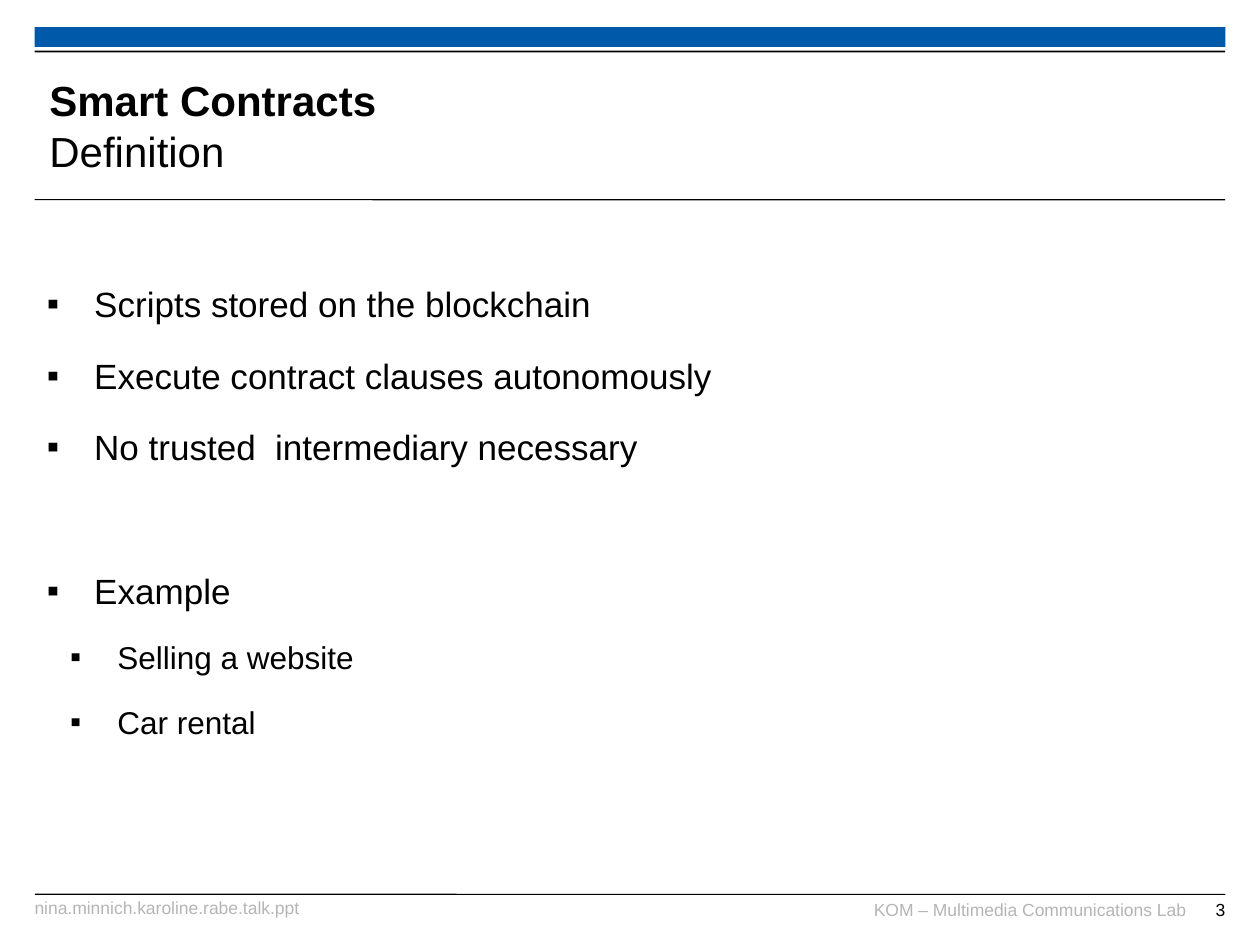
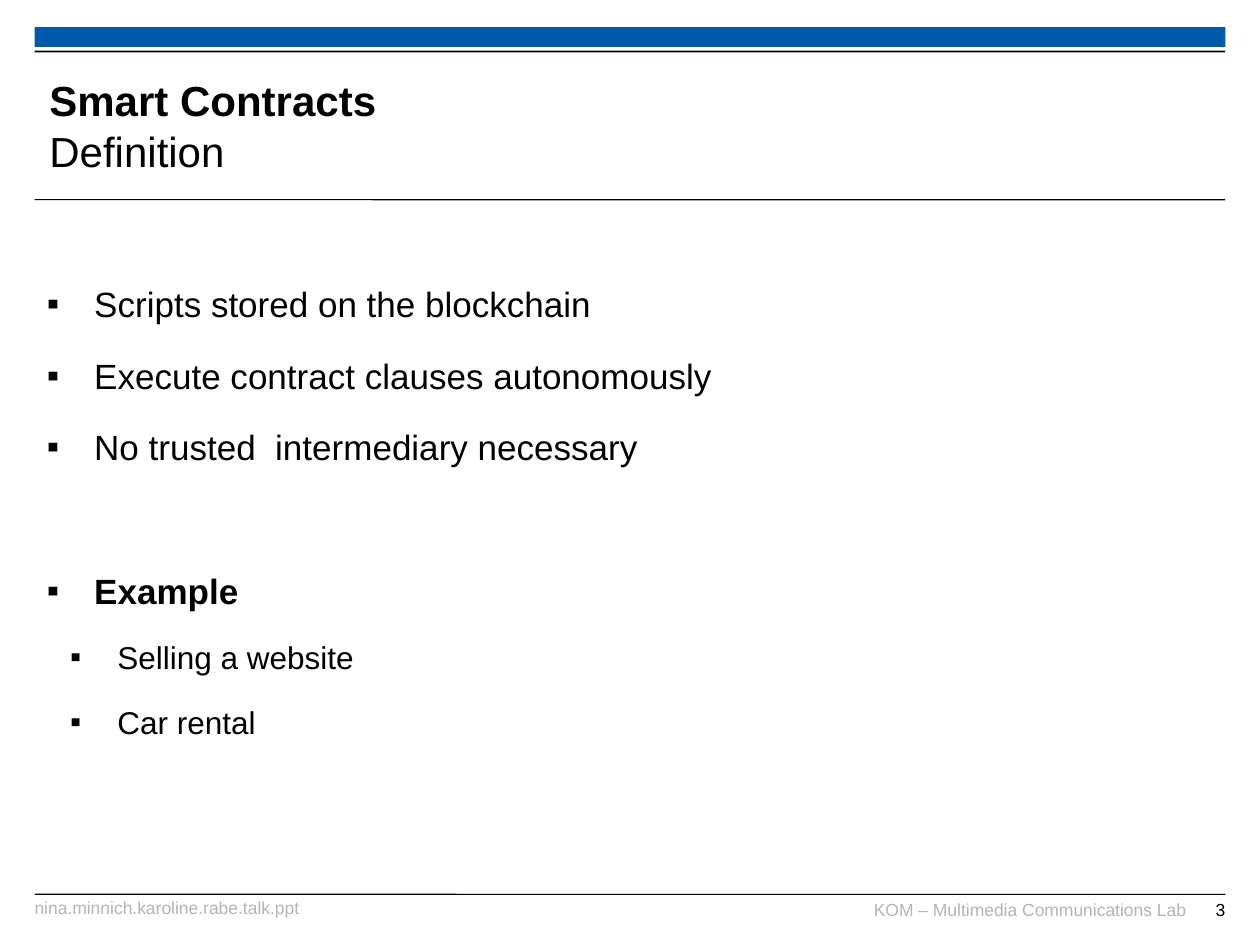
Before and after one commit to karopp/AFTIR, a slide deck: slide 3 of Nina.Minnich.Karoline.Rabe.talk.ppt. Drawn at 1260x945 pixels with LibreOffice and Linux fonts; fonts in the diff are those of the drawing; background and template pictures are left out. Boxes give left, top, right and bottom in pixels: in the first picture for what was removed or moved away, otherwise in the second. Text is boxed around its words. In the diff, an @@ line names an element or a change of style, - is before the commit and + after.

```diff
--- a/Nina.Minnich.Karoline.Rabe.talk.ppt
+++ b/Nina.Minnich.Karoline.Rabe.talk.ppt
@@ text at (x1=94, y1=578, x2=238, y2=611): bold on in "Example" @@
```
Also in this commit, not shown: 4 other slides changed.
